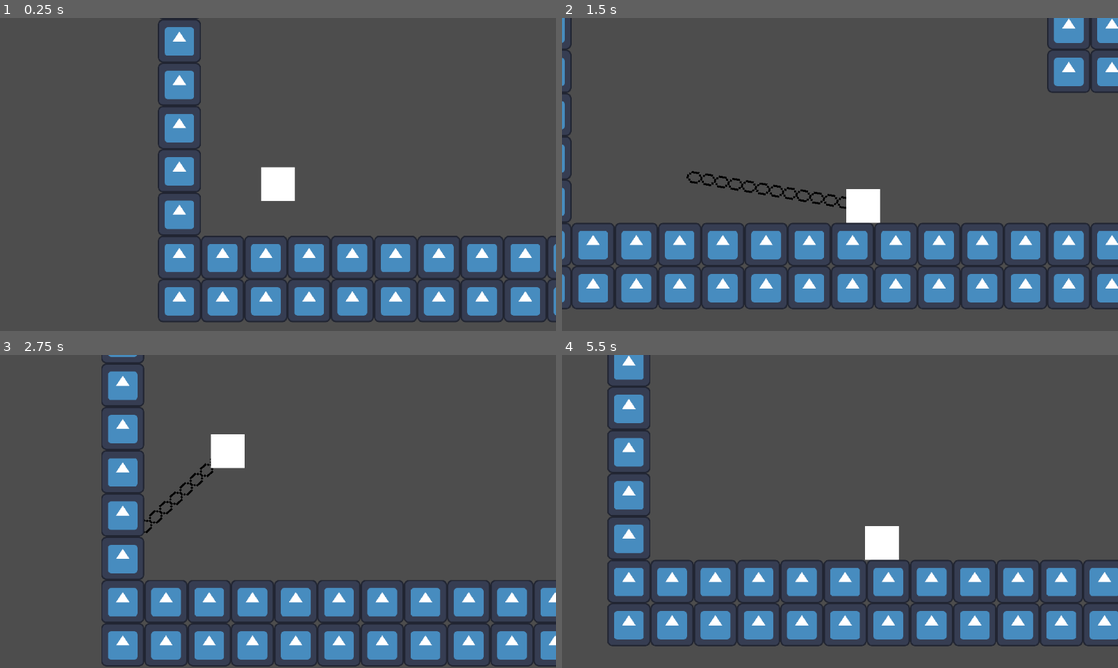
Above: before the commit, frames 1-4 (two rows, left to right).
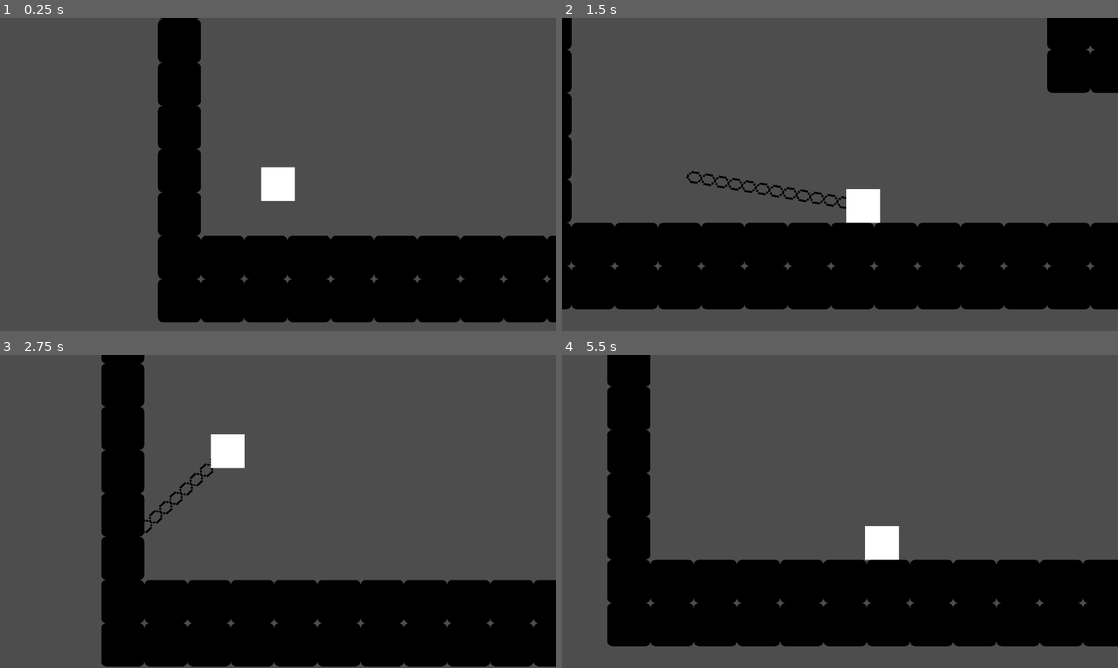
Above: after the commit, the same moments.

Repository: LitheFulminare/Operation-Venulysian
Game: Godot game, scene res://Game scenes/Prototyping.tscn
The game is run twice, just before and just after one commit, with the same random seed, the same clock (stepped at 60 frames per second) and the same inputs. The engine's default icon, where the game draws it, is replaced by a stand-in: a white triangle on a blue panel in a dark square.
Inputs (mouse positions are in pixels of both pictures, inside the frame that each line leads up to):
- Up to frame 1 (0.25 s): no input
- Up to frame 2 (1.5 s): move the mouse to (962, 158) at 0.52 s; hold D (Right) from 0.53 s (still down); tap Shift (Dash) at 0.6 s; tap W (Up) at 0.77 s; move the mouse to (728, 190) at 1.27 s; tap F (Grappling Hook) at 1.35 s
- Up to frame 3 (2.75 s): tap W (Up) at 1.52 s; move the mouse to (333, 442) at 2.02 s; release D (Right) at 2.03 s; hold A (Left) from 2.03 s (still down); click (333, 442) at 2.1 s
- Up to frame 4 (5.5 s): move the mouse to (812, 574) at 2.77 s; release A (Left) at 2.78 s; hold D (Right) 2.78-4.28 s; tap Shift (Dash) at 2.85, 5.1 s; tap W (Up) at 3.02, 3.77, 4.52 s; move the mouse to (1006, 558) at 3.52 s; tap F (Grappling Hook) at 3.6 s; move the mouse to (673, 464) at 4.27 s; hold A (Left) 4.28-5.03 s; click (673, 464) at 4.35 s; move the mouse to (867, 511) at 5.02 s; hold D (Right) from 5.03 s (still down)

The runs differ from the first frame. In frame 1, 25% of the frame differs, in the area x 28-100%, y 0-98%; in frame 2, 32%, in the area x 0-100%, y 0-94%; in frame 3, 28%; in frame 4, 30%.

Commit message:
changed tilemap color

Diff:
--- a/Operation Venulysian/Game scenes/Prototyping.tscn
+++ b/Operation Venulysian/Game scenes/Prototyping.tscn
@@ -21,5 +21,6 @@
 position = Vector2(356, 587)
 
 [node name="TileMapLayer" type="TileMapLayer" parent="."]
+modulate = Color(0, 0, 0, 1)
 tile_map_data = PackedByteArray("AAAAAAcAAAAAAAAAAAABAAcAAAAAAAAAAAACAAcAAAAAAAAAAAACAAYAAAAAAAAAAAABAAYAAAAAAAAAAAAAAA …(1616 unchanged characters)…
 tile_set = SubResource("TileSet_w2dvv")
